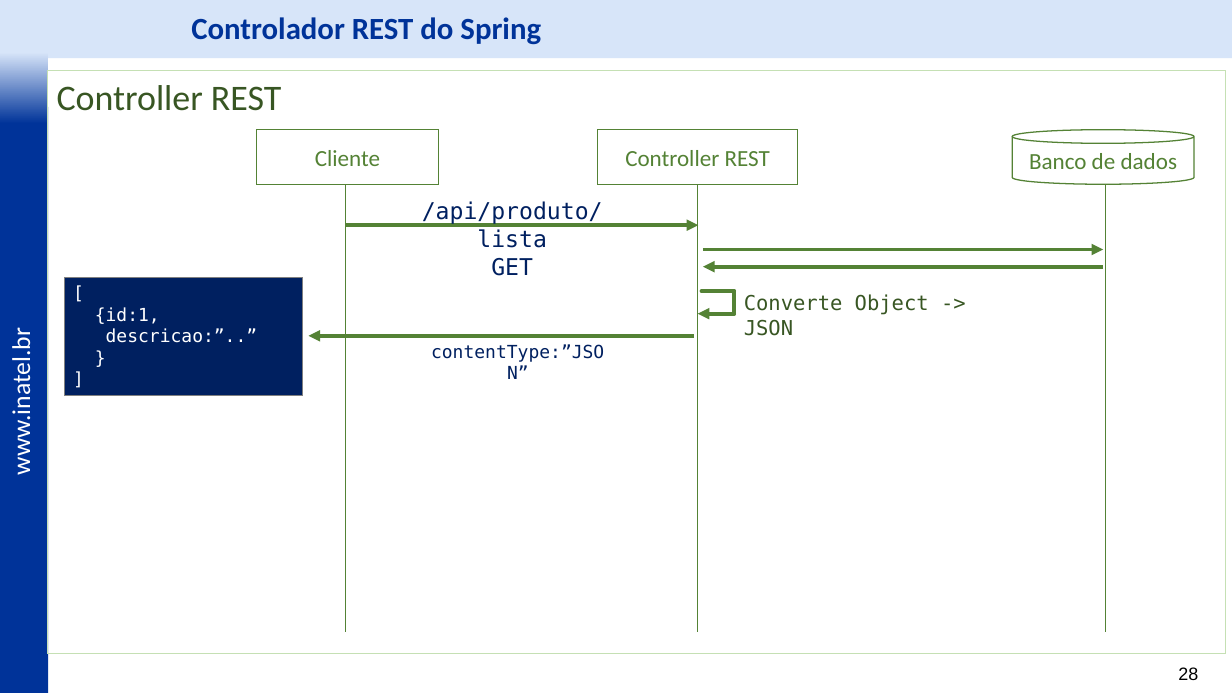
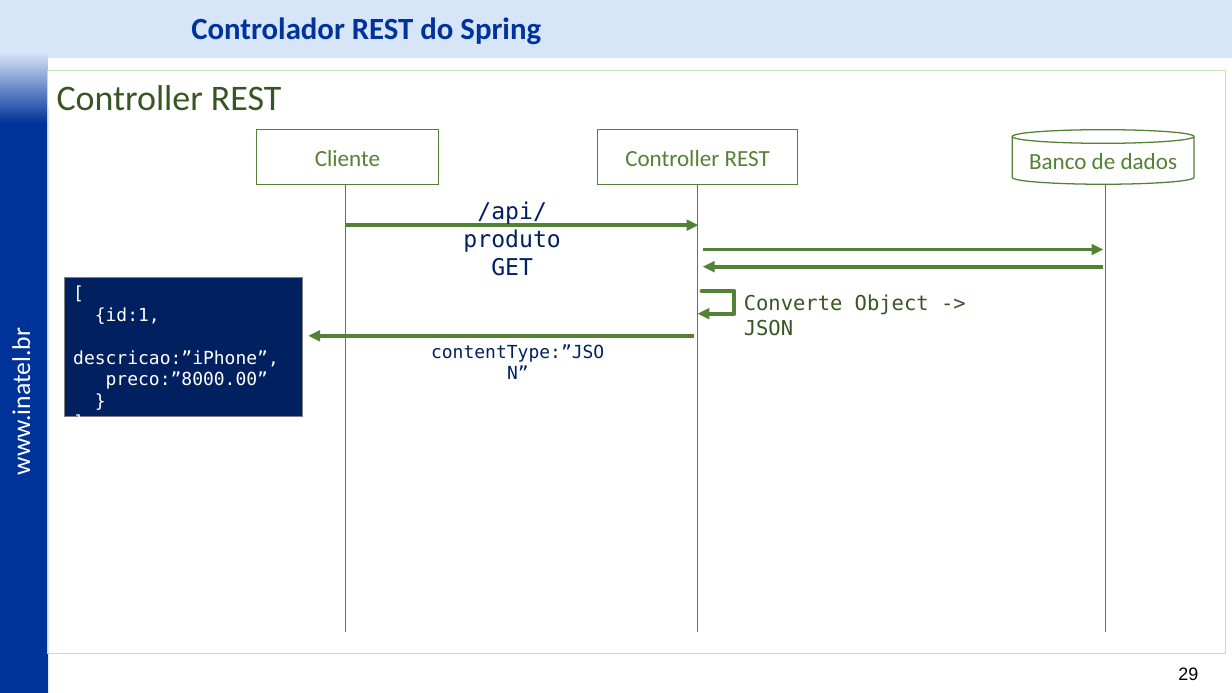
Before and after one commit to vitor-figueiredo/MyRestAPI, a slide deck: slide 29 of docs/Laboratório - REST - v2.pptx (slide 28 before the commit). Drawn at 1232x693 pixels with LibreOffice and Linux fonts; fonts in the diff are those of the drawing; background and template pictures are left out. Boxes give left, top, right and bottom in pixels: in the first picture for what was removed or moved away, otherwise in the second. Text is boxed around its words. In the diff, an @@ line names an element or a change of style, - is before the commit and + after.

```diff
--- a/docs/Laboratório - REST - v2.pptx
+++ b/docs/Laboratório - REST - v2.pptx
@@ text "/api/produto": place and size @@
-text "/api/produto" at bbox=[422, 201, 603, 276]
+text "/api/produto" at bbox=[463, 201, 560, 276]
@@ text at bbox=[463, 201, 560, 252]: text changed @@
-/api/produto/lista
+/api/produto
@@ rectangle "[": place and size @@
-rectangle "[" at bbox=[64, 277, 302, 396]
+rectangle "[" at bbox=[64, 277, 302, 417]
@@ text in rectangle at bbox=[73, 350, 279, 389]: text changed @@
-descricao:”..”
+descricao:”iPhone”,
+preco:”8000.00”
@@ page number at bbox=[1178, 667, 1198, 680]: text changed @@
-28
+29
```
Also in this commit, not shown: 15 other slides changed, 30 slides added, 8 slides removed, 12 other files.
